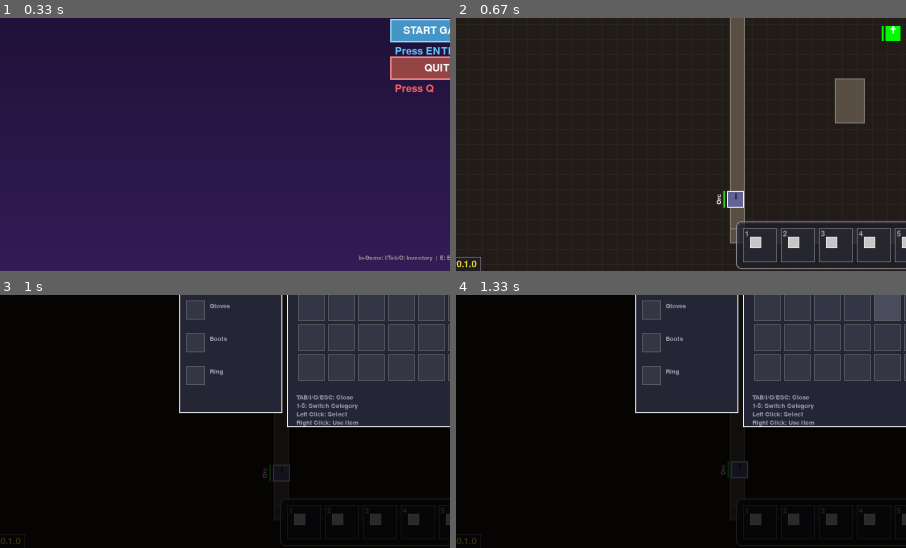
Above: before the commit, frames 1-4 (two rows, left to right).
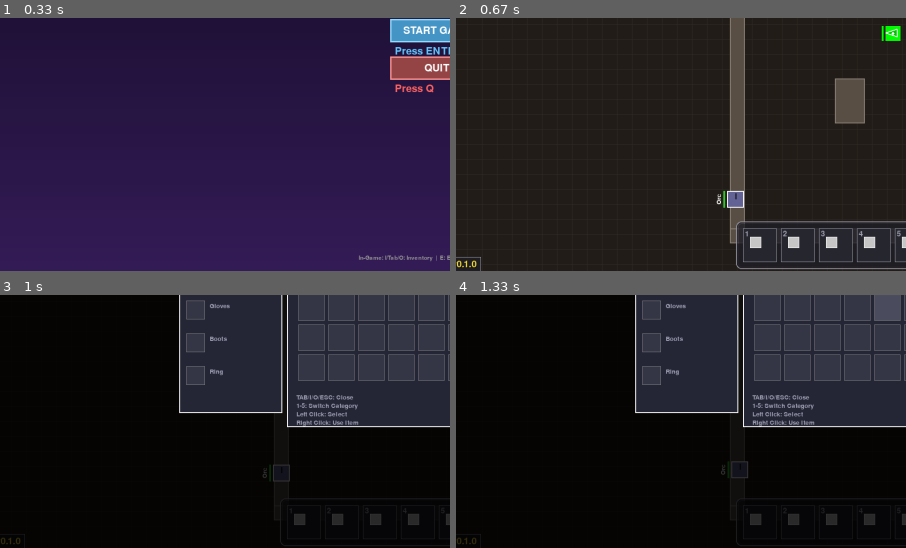
Above: after the commit, the same moments.

Repository: CosmicPhoenix171/Infinite-Tower
Game: pygame game, started from infinite-tower-engine/run_desktop_game.py
Two runs of this game, one before a commit and one after it. Both use one fixed random seed, a clock stepped at 60 frames per second and the inputs below.
Inputs:
- Up to frame 1 (0.33 s): no input
- Up to frame 2 (0.67 s): tap Enter at 0.33 s
- Up to frame 3 (1 s): tap I at 0.67 s
- Up to frame 4 (1.33 s): click "All" at 1.05 s
The pictures show only the part of the screen within x 1-51%, y 47-97%; the shares and areas given below are measured in that part.

Frame 1 is identical in both runs. In frame 2, less than 0.1% of the frame differs, in the area x 95-99%, y 3-8%; in frame 3, nothing differs; in frame 4, nothing differs.

Commit message:
Refactor player drawing logic to simplify sprite representation and improve visual clarity

Diff:
--- a/infinite-tower-engine/src/infinite_tower/entities/player.py
+++ b/infinite-tower-engine/src/infinite_tower/entities/player.py
@@ -345,34 +345,25 @@
         """
         import math
 
+        # Draw player body (green square for now - will be replaced with sprite)
+        pygame.draw.rect(surface, GREEN, self.rect)
+
+        # Since the world rotates around the player, the player always faces "up" on screen
+        # Draw a simple arrow/triangle shape pointing up to show this
         center_x, center_y = self.rect.center
 
-        # Create a temporary surface for the player sprite
-        player_surface = pygame.Surface((self.size, self.size), pygame.SRCALPHA)
-
-        # Draw the base square on the temp surface
-        pygame.draw.rect(player_surface, GREEN, (0, 0, self.size, self.size))
-
-        # Draw a directional indicator (white line pointing right on the temp surface)
-        # This will show which way the player is facing after rotation
-        pygame.draw.line(player_surface, WHITE,
-                        (self.size // 2, self.size // 2),
-                        (self.size, self.size // 2), 3)
-
-        # Add a triangle at the front to show facing direction more clearly
-        tip_x = self.size
-        tip_y = self.size // 2
-        pygame.draw.polygon(player_surface, WHITE, [
-            (tip_x, tip_y),
-            (tip_x - 8, tip_y - 6),
-            (tip_x - 8, tip_y + 6)
-        ])
-
-        # Rotate the player surface by the direction angle
-        # Since the world rotates, we need to counter-rotate the sprite
-        rotated = pygame.transform.rotate(player_surface, -self.direction_angle)
-        rotated_rect = rotated.get_rect(center=(center_x, center_y))
-        surface.blit(rotated, rotated_rect)
+        # Draw a triangle pointing upward (player's facing direction in screen space)
+        half_size = self.size // 2
+        points = [
+            (center_x, center_y - half_size),  # Top point (forward)
+            (center_x - half_size // 2, center_y + half_size // 2),  # Bottom left
+            (center_x + half_size // 2, center_y + half_size // 2),  # Bottom right
+        ]
+        pygame.draw.polygon(surface, (0, 200, 0), points)
+        pygame.draw.polygon(surface, WHITE, points, 2)
+
+        # Draw a small dot at center
+        pygame.draw.circle(surface, WHITE, (center_x, center_y), 3)
 
         # Draw attack hitbox when attacking (debug visualization)
         if self.is_attacking:
